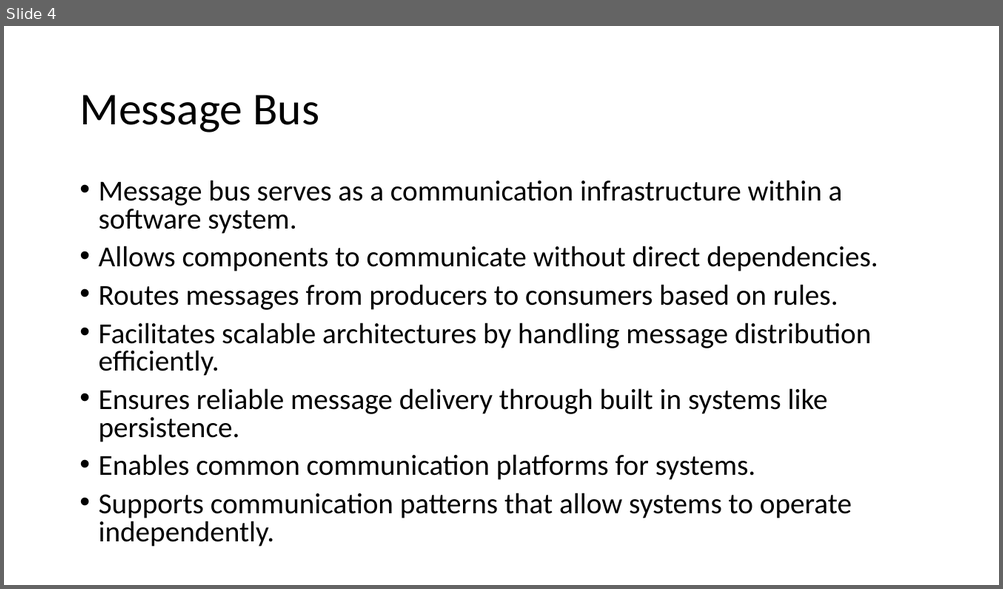
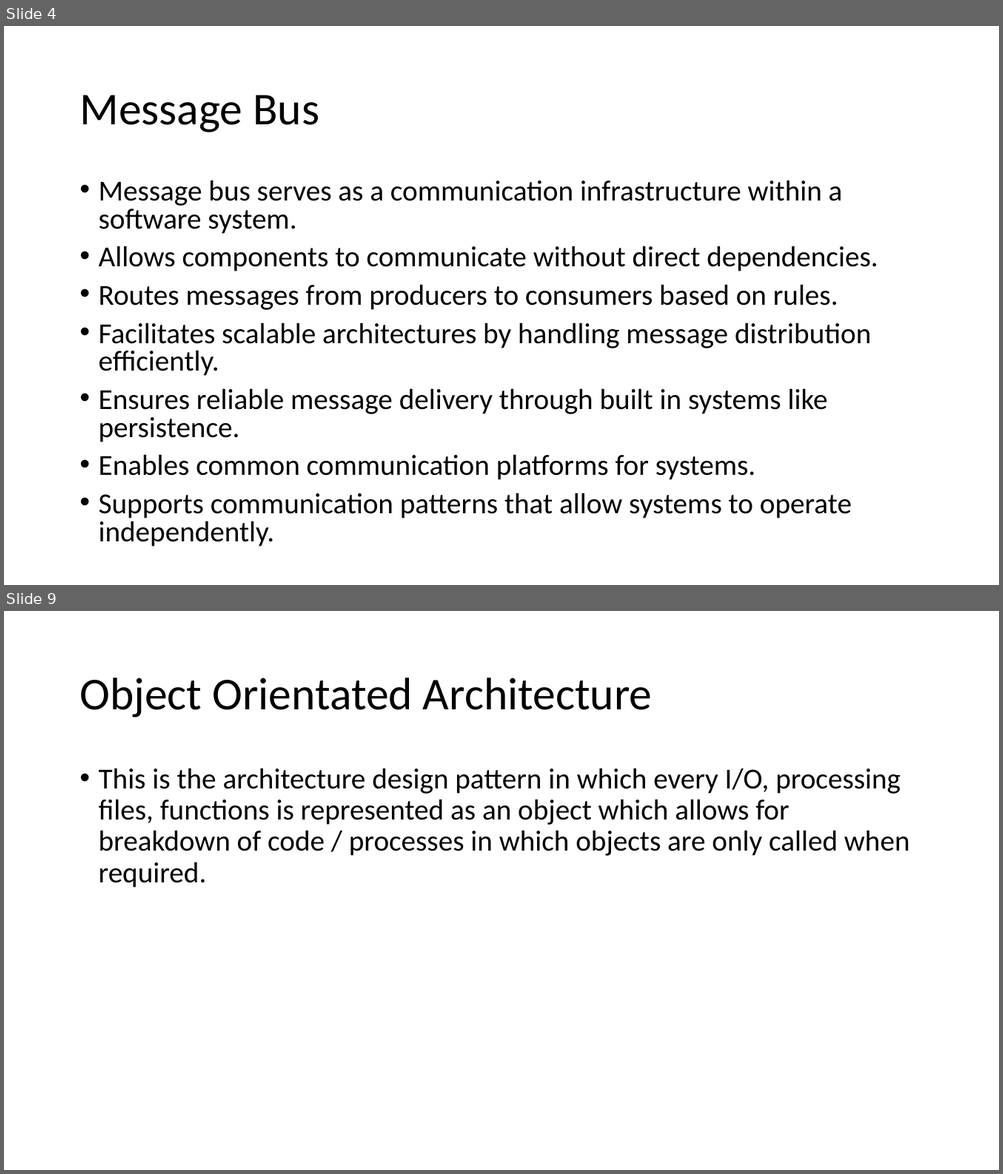
Before and after one commit to EricDeBuitleir/FYP-Public, a slide deck: Final Year Project/Architecture Application Presentation.pptx. Shown one above the other, each under a label of ours: slide 4 before the commit, slides 4 and 9 after it; the slides between them are not shown. The pictures are 1003x589 and 1003x1174 pixels, drawn with LibreOffice and Linux fonts; fonts in the diff are those of the drawing. Boxes give left, top, right and bottom in pixels: in the first picture for what was removed or moved away, otherwise in the second. Text is boxed around its words. In the diff, an @@ line names an element or a change of style, - is before the commit and + after.

```diff
--- a/Final Year Project/Architecture Application Presentation.pptx
+++ b/Final Year Project/Architecture Application Presentation.pptx
@@ slide 9 added at bbox=[4, 611, 999, 1170], background #FFFFFF @@
@@ title added at bbox=[79, 678, 652, 718], 44 pt, text #000000 @@
+Object Orientated Architecture
@@ text added at bbox=[99, 768, 910, 888], 28 pt, text #000000 @@
+• This is the architecture design pattern in which every I/O, processing files, functions is represented as an object which allows for breakdown of code / processes in which objects are only called when required.
```
Also in this commit, not shown: 7 other slides added, 1 slide removed.
